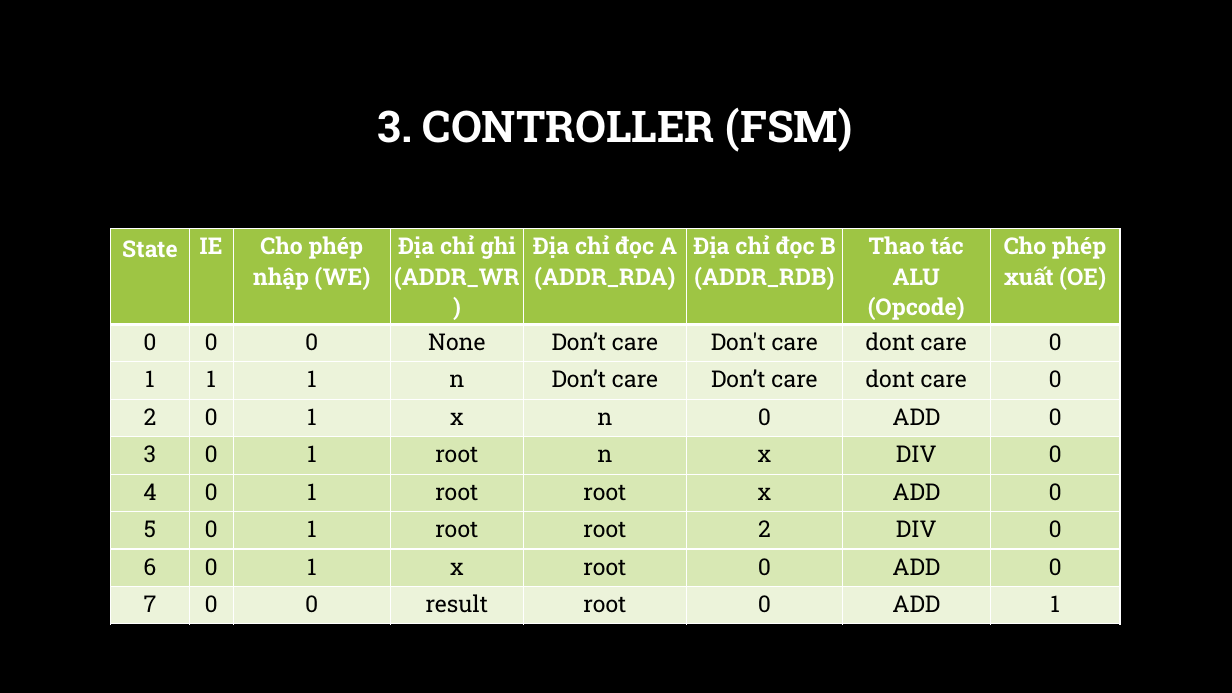
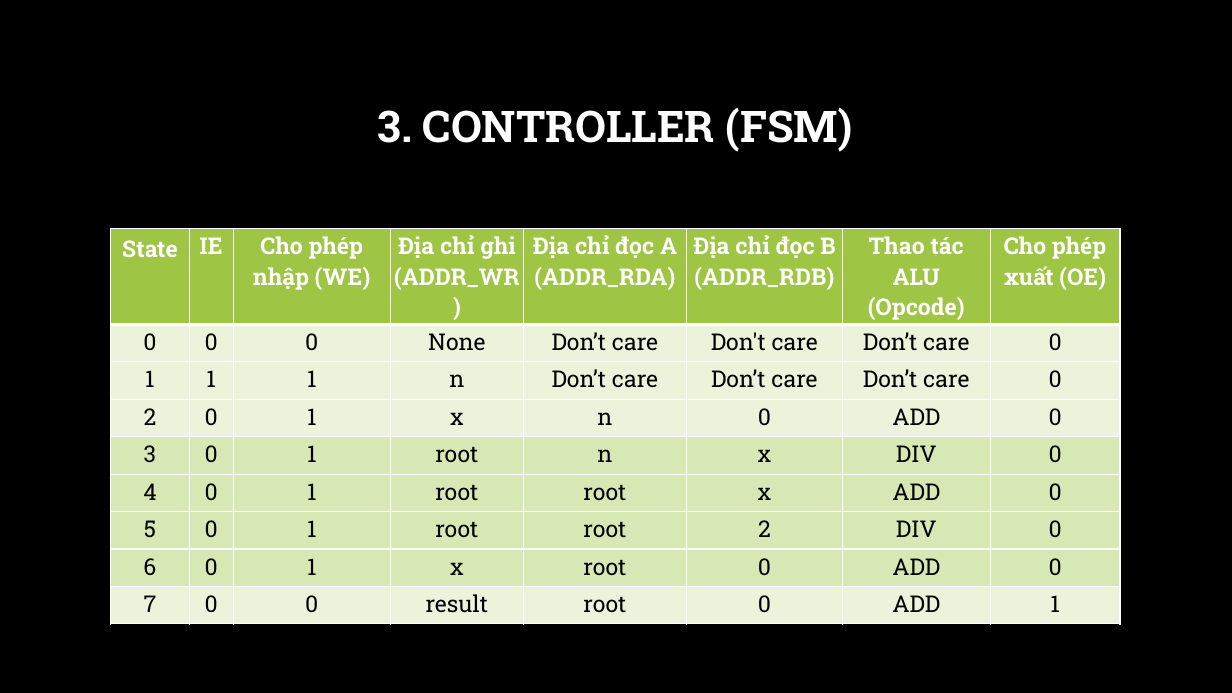
Before and after one commit to hohaicongthuan/Share-To-Other, a slide deck: slide 11 of Group Project/FloatingPointSquareRoot/Floating Point Squareroot.pptx. Drawn at 1232x693 pixels with LibreOffice and Linux fonts; fonts in the diff are those of the drawing; background and template pictures are left out. Boxes give left, top, right and bottom in pixels: in the first picture for what was removed or moved away, otherwise in the second. Text is boxed around its words. In the diff, an @@ line names an element or a change of style, - is before the commit and + after.

```diff
--- a/Group Project/FloatingPointSquareRoot/Floating Point Squareroot.pptx
+++ b/Group Project/FloatingPointSquareRoot/Floating Point Squareroot.pptx
@@ table at (111, 229, 1120, 617) @@
-row 2, column 7: dont care
+row 2, column 7: Don’t care
-row 3, column 7: dont care
+row 3, column 7: Don’t care
```
Also in this commit, not shown: 4 other slides changed, 2 slides added.
